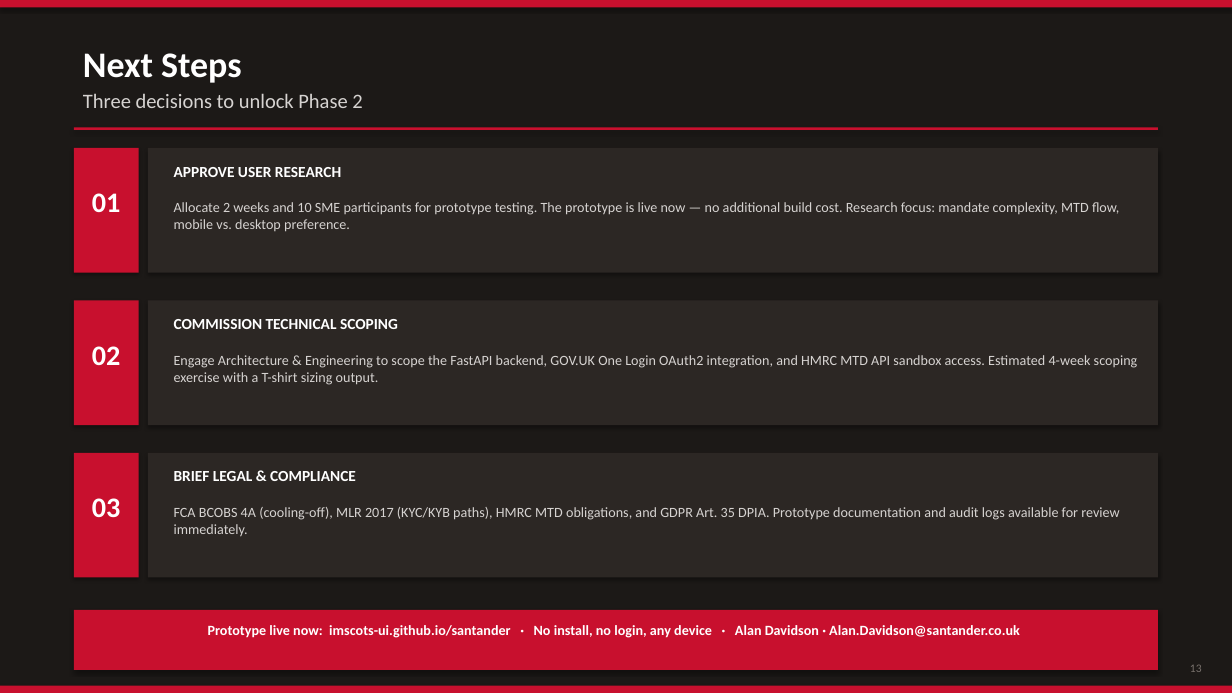
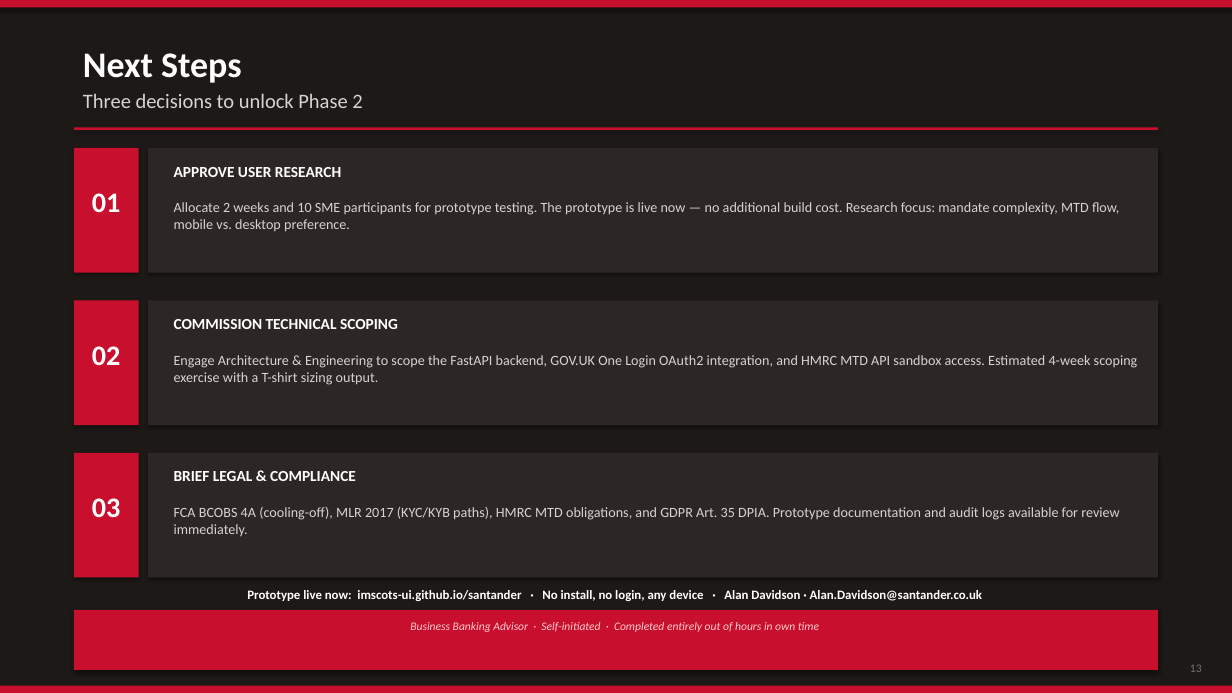
Before and after one commit to imscots-ui/santander, a slide deck: slide 13 of Santander_Digital_Banking_Future.pptx. Drawn at 1232x693 pixels with LibreOffice and Linux fonts; fonts in the diff are those of the drawing. Boxes give left, top, right and bottom in pixels: in the first picture for what was removed or moved away, otherwise in the second. Text is boxed around its words. In the diff, an @@ line names an element or a change of style, - is before the commit and + after.

```diff
--- a/Santander_Digital_Banking_Future.pptx
+++ b/Santander_Digital_Banking_Future.pptx
@@ text "Prototype live now: imscots-ui.github.io/santander · ..." moved from (x1=208, y1=625, x2=1020, y2=638) to (x1=247, y1=590, x2=982, y2=601) @@
@@ text "Prototype live now: imscots-ui.github.io/santander · ..." at (x1=247, y1=590, x2=982, y2=601): size 11 to 10 pt @@
@@ text added at (x1=410, y1=622, x2=819, y2=632), 9 pt, text #FECACA, italic @@
+Business Banking Advisor · Self-initiated · Completed entirely out of hours in own time
```
Also in this commit, not shown: 12 other slides changed, 4 other files.
